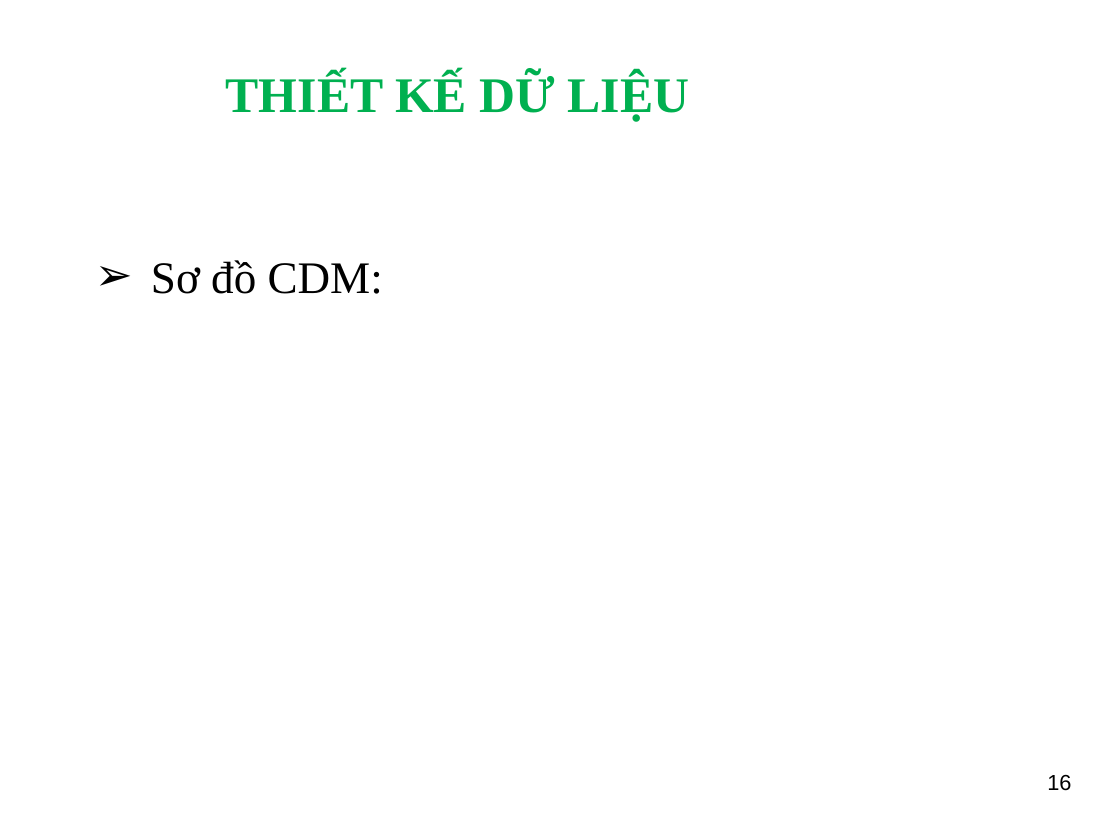
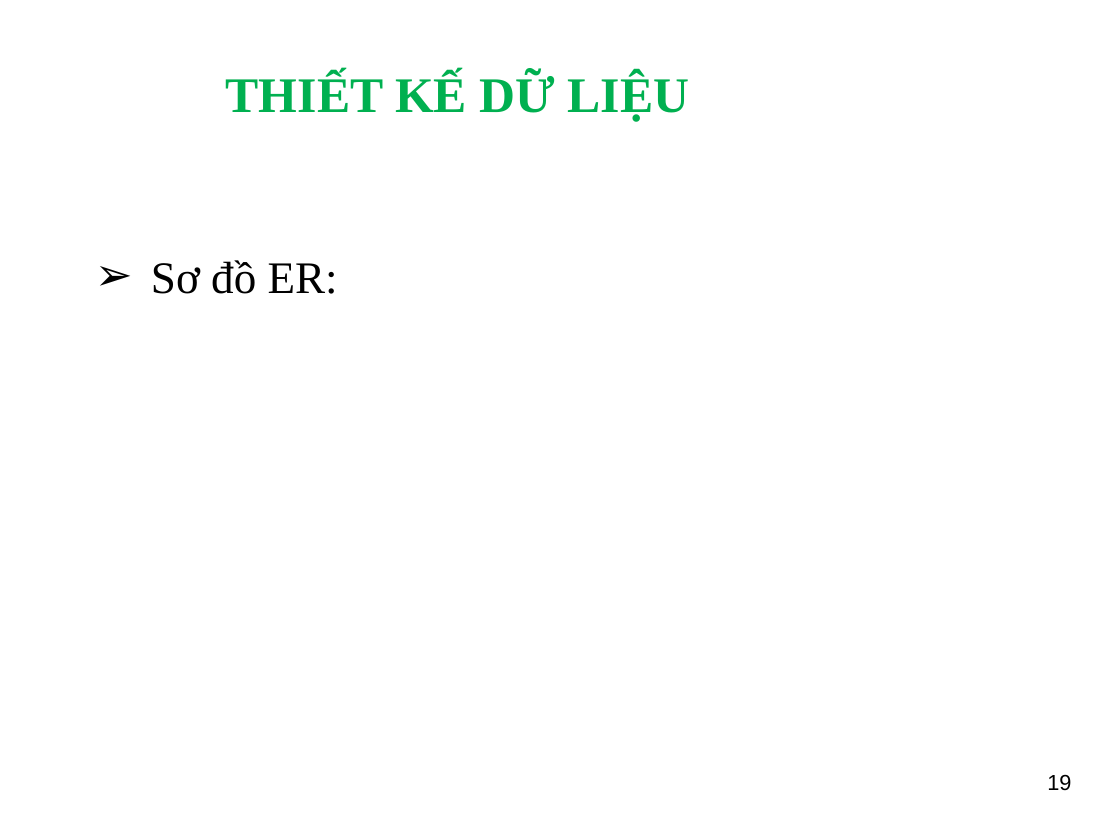
Before and after one commit to ngthuc/graduation-thesis, a slide deck: slide 19 of DOCUMENTS/documentations/Slide_HethongQuanlyProfileVienchucKhoaCNTT-TT_LeNguyenThucB1400731.ppt (slide 16 before the commit). Drawn at 1120x840 pixels with LibreOffice and Linux fonts; fonts in the diff are those of the drawing; background and template pictures are left out. Boxes give left, top, right and bottom in pixels: in the first picture for what was removed or moved away, otherwise in the second. Text is boxed around its words. In the diff, an @@ line names an element or a change of style, - is before the commit and + after.

```diff
--- a/DOCUMENTS/documentations/Slide_HethongQuanlyProfileVienchucKhoaCNTT-TT_LeNguyenThucB1400731.ppt
+++ b/DOCUMENTS/documentations/Slide_HethongQuanlyProfileVienchucKhoaCNTT-TT_LeNguyenThucB1400731.ppt
@@ text at bbox=[151, 260, 338, 294]: text changed @@
-➢ Sơ đồ CDM:
+➢ Sơ đồ ER:
@@ page number at bbox=[1047, 774, 1071, 791]: text changed @@
-16
+19
```
Also in this commit, not shown: 7 other slides changed, 10 slides added, 7 slides removed, 2 other files.
